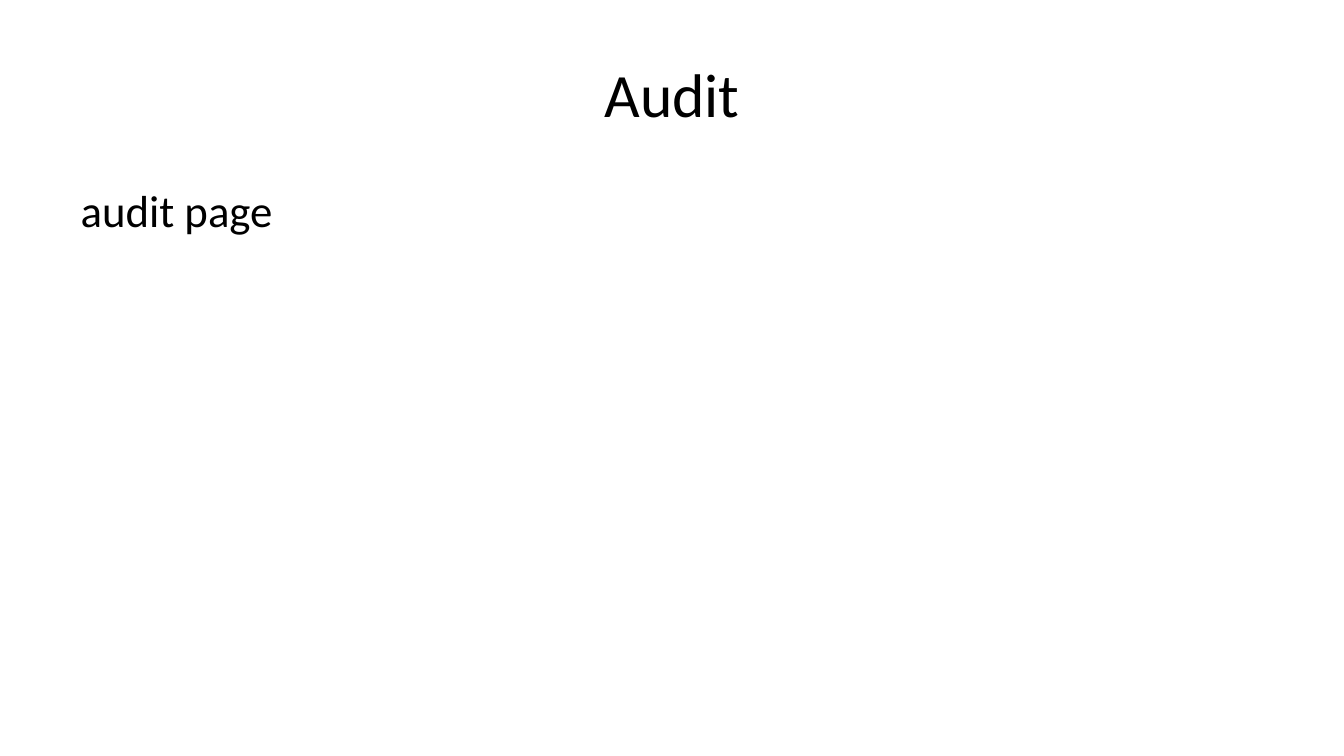
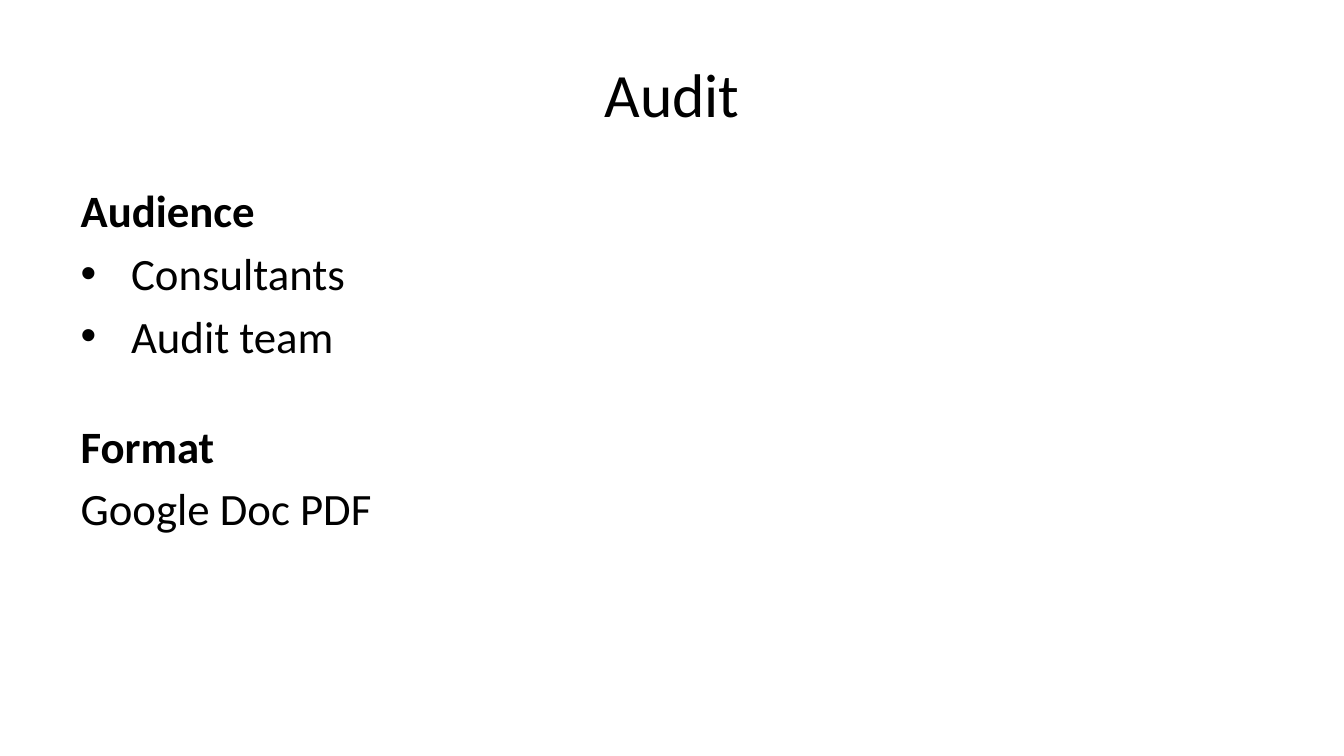
Before and after one commit to melbs/tc2benson, a slide deck: slide 5 of docs/outputs.pptx. Drawn at 1344x756 pixels with LibreOffice and Linux fonts; fonts in the diff are those of the drawing. Boxes give left, top, right and bottom in pixels: in the first picture for what was removed or moved away, otherwise in the second. Text is boxed around its words. In the diff, an @@ line names an element or a change of style, - is before the commit and + after.

```diff
--- a/docs/outputs.pptx
+++ b/docs/outputs.pptx
@@ text at (81, 195, 371, 533): text changed @@
-audit page
+Audience
+• Consultants
+• Audit team
+Format
+Google Doc PDF
```
Also in this commit, not shown: 2 other slides changed, 3 slides added, 3 slides removed, 37 other files.
